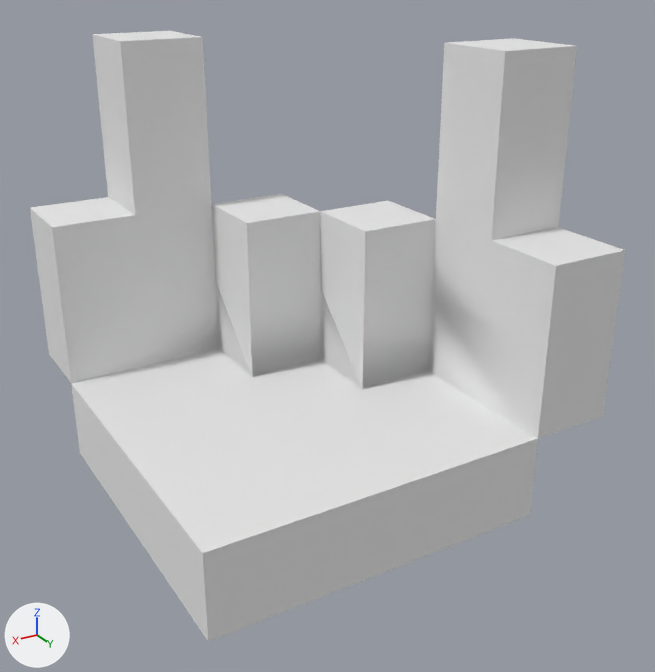
A saved change to the OBJ model resources/test/wallroof1.obj.
Camera for both pictures: a 50 mm camera at (4.99, 8.81, 5.98) aimed at (-0.06, 0.4, 1.77). The lights are fixed; the arrows at lower left show +X, +Y and +Z. Where no turn or scale is listed for an object, it has been applied to the vertices.

The scene before the commit, as lines of its bpy script (objects in view):
```python
mat_palette = principled_material('palette')
mat_palette.base_color = (0.8, 0.8, 0.8)  # white #e7e7e7
mat_palette.roughness = 1.0
me_wallroof1 = bpy.data.meshes.new('wallroof1')
me_wallroof1.from_pydata(...)  # 64 vertices, 140 faces; spans x -2.5..2.5, y -2.5..2.5, z 0.0..5.0
me_wallroof1.materials.append(mat_palette)  # white #e7e7e7
ob_wallroof1 = bpy.data.objects.new('wallroof1', me_wallroof1)
ob_wallroof1.location = (0.0, 0.0, 0.0)
```
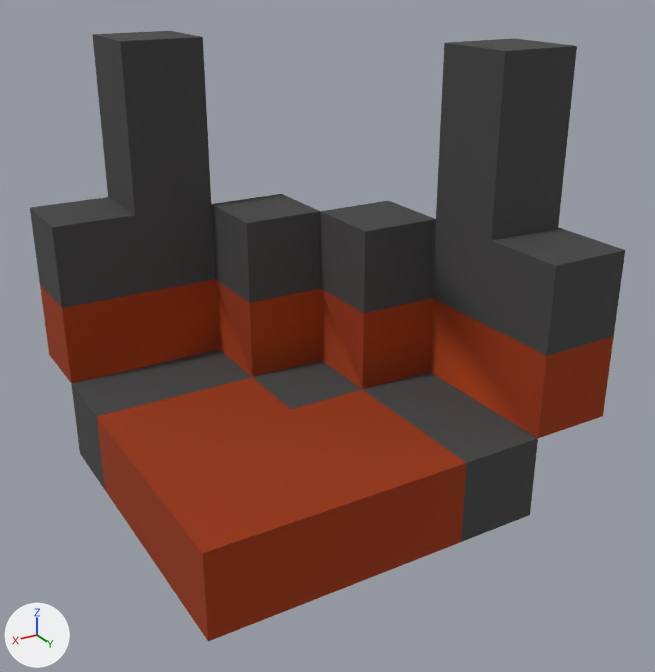
Changed parts and their boxes (x1, y1, x2, y2) in the pictures (655 x 672 px):
'wallroof1', surface changed
    both: (30, 31, 625, 641)

Patch to the scene script:
```diff
--- a/resources/test/wallroof1.obj.py
+++ b/resources/test/wallroof1.obj.py
@@ img_wallroof1_png @@
+img_wallroof1_png = load_image('wallroof1.png', 'wallroof1.png', 256, 1, 'sRGB')
@@ mat_palette @@
 mat_palette = principled_material('palette')
-mat_palette.base_color = (0.8, 0.8, 0.8)  # white #e7e7e7
+mat_palette.texture = img_wallroof1_png
 mat_palette.roughness = 1.0
```
